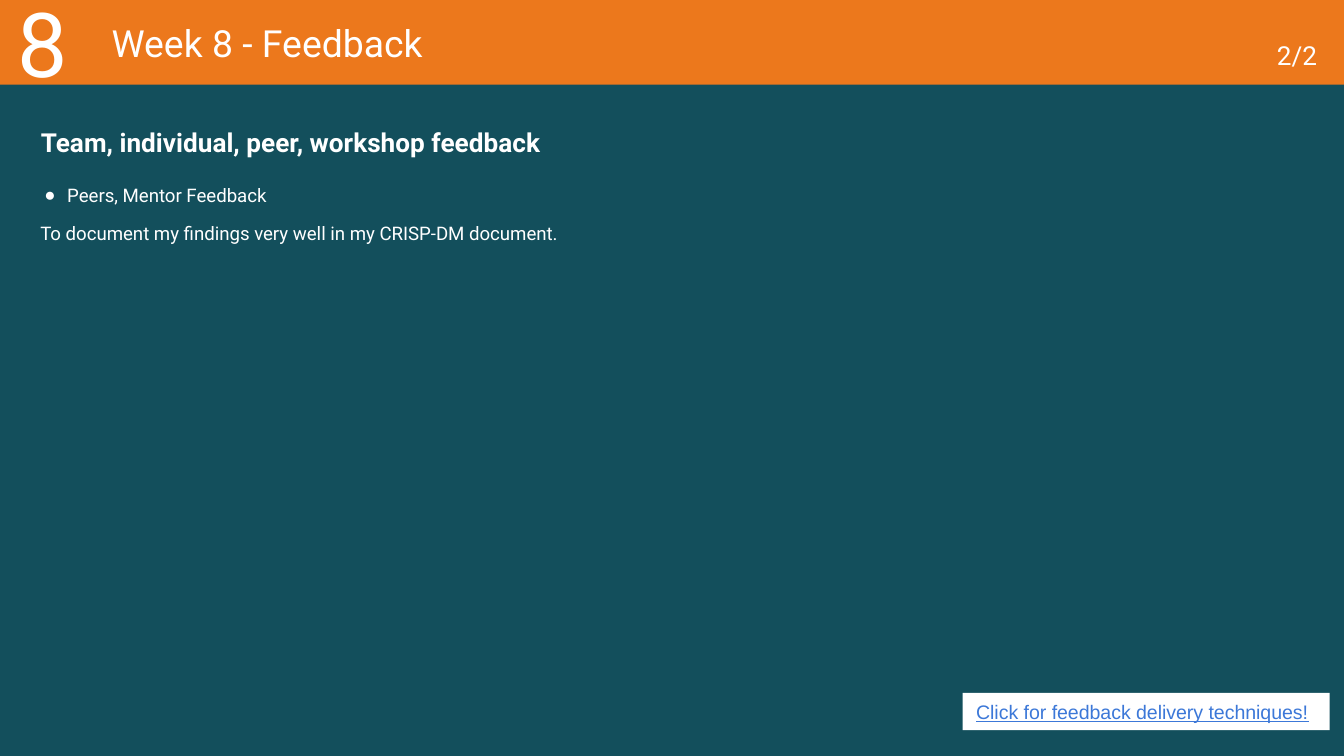
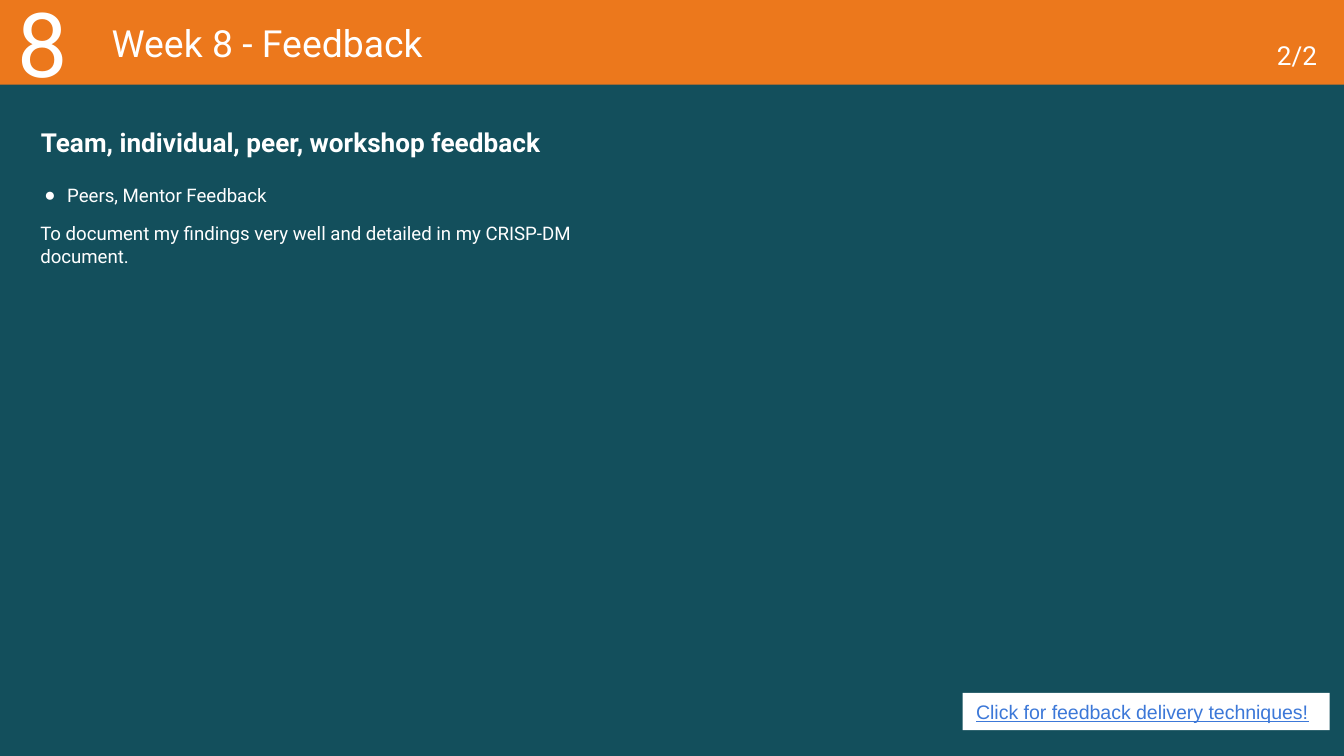
Before and after one commit to laurensvanbaardewijk243263/laurensvanbaardewijk243263, a slide deck: slide 21 of Year 1/Deliverables/Block A/Learning Log Y1A ADSAI 2024-2025.pptx. Drawn at 1344x756 pixels with LibreOffice and Linux fonts; fonts in the diff are those of the drawing. Boxes give left, top, right and bottom in pixels: in the first picture for what was removed or moved away, otherwise in the second. Text is boxed around its words. In the diff, an @@ line names an element or a change of style, - is before the commit and + after.

```diff
--- a/Year 1/Deliverables/Block A/Learning Log Y1A ADSAI 2024-2025.pptx
+++ b/Year 1/Deliverables/Block A/Learning Log Y1A ADSAI 2024-2025.pptx
@@ text at [40,226,571,263]: text changed @@
-To document my findings very well in my CRISP-DM document.
+To document my findings very well and detailed in my CRISP-DM document.
```
Also in this commit, not shown: 2 other slides changed, 2 other files.
